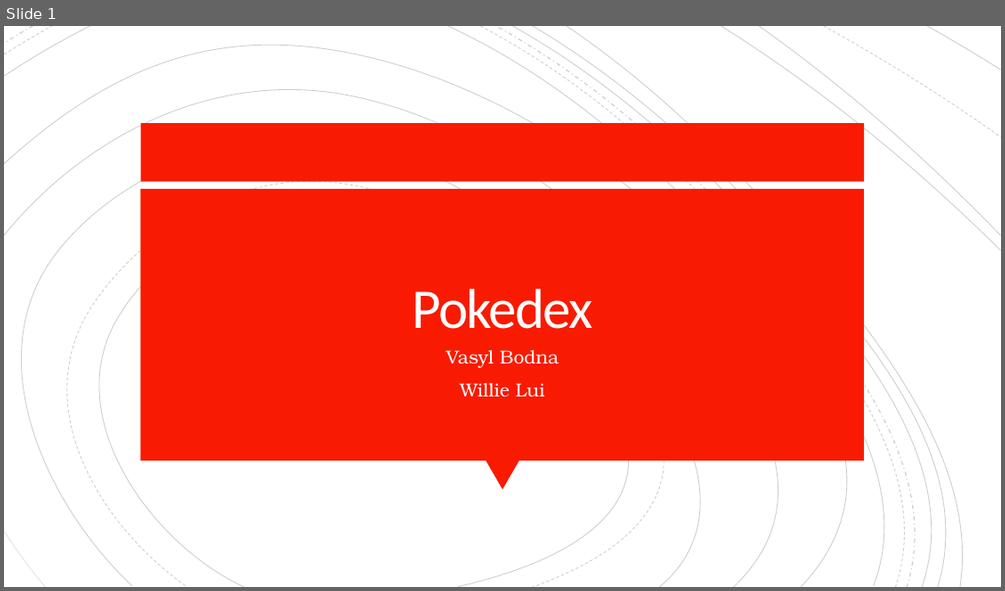
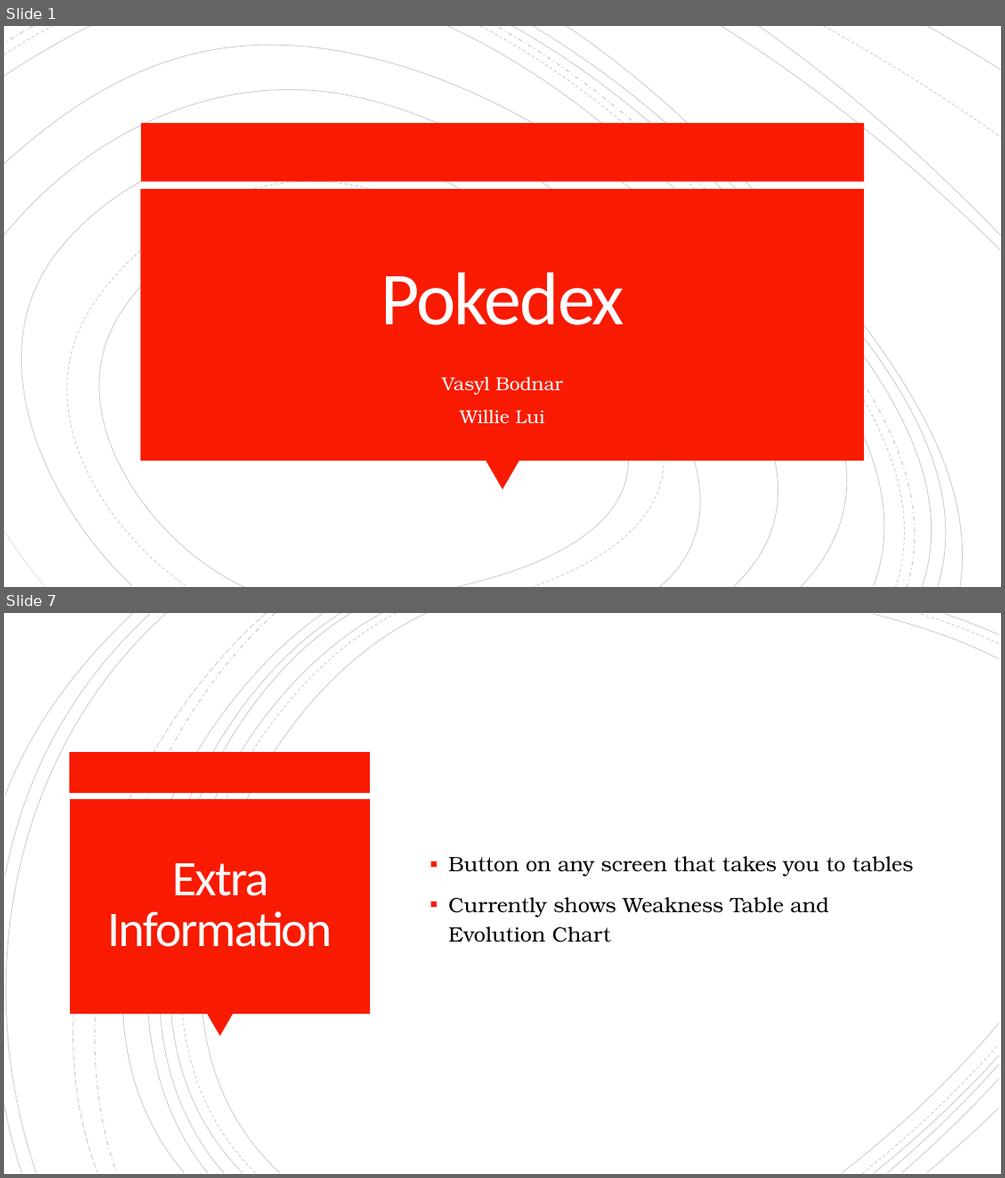
Before and after one commit to WillieLui429/CSC330-Project, a slide deck: CSC330 Presentation.pptx. Shown one above the other, each under a label of ours: slide 1 before the commit, slides 1 and 7 after it; the slides between them are not shown. The pictures are 1005x591 and 1005x1178 pixels, drawn with LibreOffice and Linux fonts; fonts in the diff are those of the drawing. Boxes give left, top, right and bottom in pixels: in the first picture for what was removed or moved away, otherwise in the second. Text is boxed around its words. In the diff, an @@ line names an element or a change of style, - is before the commit and + after.

```diff
--- a/CSC330 Presentation.pptx
+++ b/CSC330 Presentation.pptx
@@ slide 7 added at bbox=[4, 613, 1001, 1174], background #FFFFFF @@
@@ group added at bbox=[4, 613, 999, 1174]: 21 freeform shapes @@
@@ rectangle added at bbox=[70, 752, 371, 793], fill #F81B02 @@
@@ rectangle added at bbox=[70, 799, 370, 1013], fill #F81B02 @@
@@ title added at bbox=[107, 863, 332, 947], 48 pt, text #FFFEFF @@
+Extra Information
@@ text added at bbox=[448, 856, 914, 942], 20 pt, text #000000 @@
+▪ Button on any screen that takes you to tables
+▪ Currently shows Weakness Table and Evolution Chart
@@ triangle added at bbox=[208, 1013, 234, 1037], fill #F81B02 @@
@@ slide 1 changed as well @@
@@ outline redrawn in 4 elements at bbox=[24, 172, 681, 587], bbox=[4, 70, 849, 587], bbox=[512, 26, 963, 587], bbox=[566, 26, 979, 587] @@
@@ title "Pokedex" at bbox=[380, 272, 624, 325]: size 54 to 72 pt @@
@@ subtitle "Vasyl Bodnar" at bbox=[442, 377, 563, 423]: vertical alignment top to middle @@
@@ subtitle at bbox=[442, 377, 563, 394]: text changed @@
-Vasyl Bodna
+Vasyl Bodnar
```
Also in this commit, not shown: 2 other slides changed, 4 other slides added, 2 slides removed, 8 other files.
